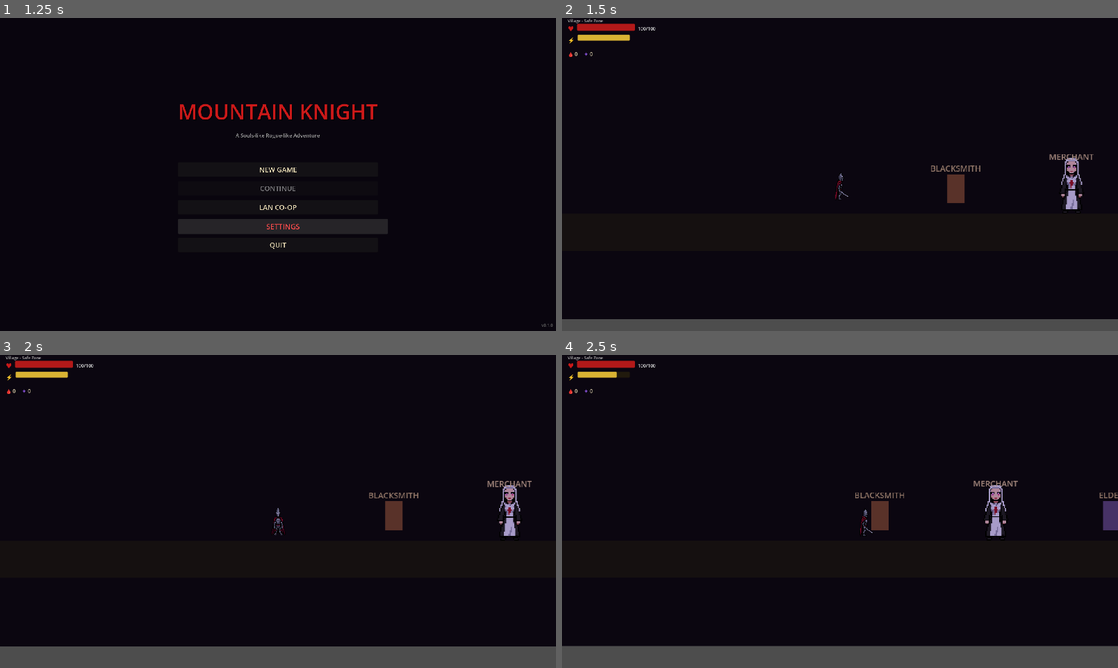
Above: before the commit, frames 1-4 (two rows, left to right).
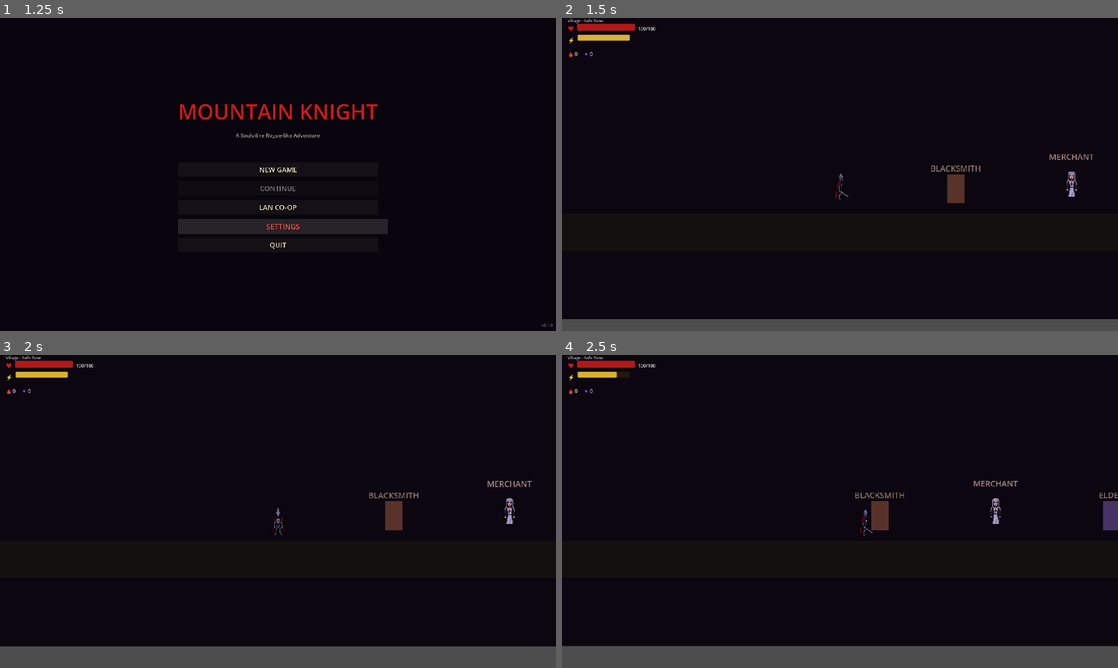
Above: after the commit, the same moments.

Repository: trieuvn/Moutain-knight
Game: Godot game, scene res://scenes/ui/main_menu.tscn
Same seed, same stepped clock (60 frames per second), same inputs: the game is played once before the commit and once after it.
Inputs (mouse positions are in pixels of both pictures, inside the frame that each line leads up to):
- Up to frame 1 (1.25 s): click "SETTINGS" at 0.5 s
- Up to frame 2 (1.5 s): click "NEW GAME" at 1.25 s
- Up to frame 3 (2 s): no input
- Up to frame 4 (2.5 s): move the mouse to (962, 495) at 2.02 s; hold D (move_right) from 2.03 s (still down); hold Shift (dodge) from 2.03 s (still down); tap Space (jump) at 2.27 s

Frame 1 is identical in both runs. In frame 2, 0.3% of the frame differs, in the area x 89-94%, y 44-62%; in frame 3, 0.3%; in frame 4, 0.3%.

Commit message:
feat: basic mechanic

Diff:
--- a/scenes/npcs/merchant.tscn
+++ b/scenes/npcs/merchant.tscn
@@ -17,7 +17,7 @@
 
 [node name="AnimatedSprite2D" type="AnimatedSprite2D" parent="."]
 position = Vector2(0, -32)
-scale = Vector2(2, 2)
+scale = Vector2(1, 1)
 
 [node name="Label" type="Label" parent="."]
 offset_left = -50.0
--- a/scenes/rooms/combat_room_1.tscn
+++ b/scenes/rooms/combat_room_1.tscn
@@ -1,7 +1,10 @@
-[gd_scene load_steps=5 format=3 uid="uid://combat_room_1"]
+[gd_scene load_steps=8 format=3 uid="uid://combat_room_1"]
 
 [ext_resource type="PackedScene" uid="uid://skeleton_warrior_enemy" path="res://scenes/enemies/skeleton_warrior.tscn" id="1_enemy"]
 [ext_resource type="PackedScene" uid="uid://hud_main_scene" path="res://scenes/ui/hud.tscn" id="2_hud"]
+[ext_resource type="PackedScene" uid="uid://dxp3f5t8player" path="res://scenes/player/player.tscn" id="3_player"]
+[ext_resource type="PackedScene" uid="uid://pause_menu_ui" path="res://scenes/ui/pause_menu.tscn" id="4_pause"]
+[ext_resource type="PackedScene" uid="uid://death_screen_ui" path="res://scenes/ui/death_screen.tscn" id="5_death"]
 
 [sub_resource type="RectangleShape2D" id="ground_shape"]
 size = Vector2(1200, 64)
@@ -64,7 +67,7 @@
 color = Color(0.1, 0.08, 0.09, 1)
 
 [node name="Platform1" type="StaticBody2D" parent="."]
-position = Vector2(-200, 100)
+position = Vector2(-200, 180)
 collision_layer = 5
 
 [node name="CollisionShape2D" type="CollisionShape2D" parent="Platform1"]
@@ -78,7 +81,7 @@
 color = Color(0.15, 0.1, 0.12, 1)
 
 [node name="Platform2" type="StaticBody2D" parent="."]
-position = Vector2(200, 50)
+position = Vector2(250, 130)
 collision_layer = 5
 
 [node name="CollisionShape2D" type="CollisionShape2D" parent="Platform2"]
@@ -94,6 +97,9 @@
 [node name="PlayerSpawnPoint" type="Marker2D" parent="."]
 position = Vector2(-400, 200)
 
+[node name="Player" parent="." instance=ExtResource("3_player")]
+position = Vector2(-400, 200)
+
 [node name="Enemies" type="Node2D" parent="."]
 
 [node name="SkeletonWarrior1" parent="Enemies" instance=ExtResource("1_enemy")]
@@ -106,3 +112,7 @@
 
 [node name="AmbientLight" type="CanvasModulate" parent="."]
 color = Color(0.75, 0.65, 0.85, 1)
+
+[node name="PauseMenu" parent="." instance=ExtResource("4_pause")]
+
+[node name="DeathScreen" parent="." instance=ExtResource("5_death")]
--- /dev/null
+++ b/scenes/ui/death_screen.tscn
@@ -0,0 +1,77 @@
+[gd_scene load_steps=2 format=3 uid="uid://death_screen_ui"]
+
+[ext_resource type="Script" path="res://scripts/ui/death_screen.gd" id="1_script"]
+
+[node name="DeathScreen" type="CanvasLayer"]
+layer = 100
+process_mode = 3
+script = ExtResource("1_script")
+
+[node name="Overlay" type="ColorRect" parent="."]
+anchors_preset = 15
+anchor_right = 1.0
+anchor_bottom = 1.0
+color = Color(0.1, 0, 0, 0.7)
+
+[node name="DeathPanel" type="Panel" parent="."]
+visible = false
+custom_minimum_size = Vector2(400, 350)
+anchors_preset = 8
+anchor_left = 0.5
+anchor_top = 0.5
+anchor_right = 0.5
+anchor_bottom = 0.5
+offset_left = -200.0
+offset_top = -175.0
+offset_right = 200.0
+offset_bottom = 175.0
+
+[node name="VBoxContainer" type="VBoxContainer" parent="DeathPanel"]
+layout_mode = 1
+anchors_preset = 15
+anchor_right = 1.0
+anchor_bottom = 1.0
+offset_left = 30.0
+offset_top = 30.0
+offset_right = -30.0
+offset_bottom = -30.0
+theme_override_constants/separation = 15
+
+[node name="Title" type="Label" parent="DeathPanel/VBoxContainer"]
+layout_mode = 2
+theme_override_colors/font_color = Color(0.8, 0.1, 0.1, 1)
+theme_override_font_sizes/font_size = 36
+text = "YOU DIED"
+horizontal_alignment = 1
+
+[node name="Subtitle" type="Label" parent="DeathPanel/VBoxContainer"]
+layout_mode = 2
+theme_override_colors/font_color = Color(0.7, 0.6, 0.5, 1)
+theme_override_font_sizes/font_size = 16
+text = "The darkness claims another soul..."
+horizontal_alignment = 1
+
+[node name="Spacer" type="Control" parent="DeathPanel/VBoxContainer"]
+custom_minimum_size = Vector2(0, 10)
+layout_mode = 2
+
+[node name="CoinsLostLabel" type="Label" parent="DeathPanel/VBoxContainer"]
+layout_mode = 2
+theme_override_colors/font_color = Color(0.9, 0.7, 0.3, 1)
+theme_override_font_sizes/font_size = 18
+text = "Blood Coins Lost: 0"
+horizontal_alignment = 1
+
+[node name="Spacer2" type="Control" parent="DeathPanel/VBoxContainer"]
+custom_minimum_size = Vector2(0, 20)
+layout_mode = 2
+
+[node name="RespawnButton" type="Button" parent="DeathPanel/VBoxContainer"]
+custom_minimum_size = Vector2(0, 50)
+layout_mode = 2
+text = "RETURN TO VILLAGE"
+
+[node name="QuitButton" type="Button" parent="DeathPanel/VBoxContainer"]
+custom_minimum_size = Vector2(0, 45)
+layout_mode = 2
+text = "QUIT TO MENU"
--- /dev/null
+++ b/scenes/ui/pause_menu.tscn
@@ -0,0 +1,65 @@
+[gd_scene load_steps=2 format=3 uid="uid://pause_menu_ui"]
+
+[ext_resource type="Script" path="res://scripts/ui/pause_menu.gd" id="1_script"]
+
+[node name="PauseMenu" type="CanvasLayer"]
+layer = 100
+process_mode = 3
+script = ExtResource("1_script")
+
+[node name="Overlay" type="ColorRect" parent="."]
+visible = false
+anchors_preset = 15
+anchor_right = 1.0
+anchor_bottom = 1.0
+color = Color(0, 0, 0, 0.5)
+
+[node name="PausePanel" type="Panel" parent="."]
+visible = false
+custom_minimum_size = Vector2(300, 350)
+anchors_preset = 8
+anchor_left = 0.5
+anchor_top = 0.5
+anchor_right = 0.5
+anchor_bottom = 0.5
+offset_left = -150.0
+offset_top = -175.0
+offset_right = 150.0
+offset_bottom = 175.0
+
+[node name="VBoxContainer" type="VBoxContainer" parent="PausePanel"]
+layout_mode = 1
+anchors_preset = 15
+anchor_right = 1.0
+anchor_bottom = 1.0
+offset_left = 30.0
+offset_top = 30.0
+offset_right = -30.0
+offset_bottom = -30.0
+theme_override_constants/separation = 15
+
+[node name="Title" type="Label" parent="PausePanel/VBoxContainer"]
+layout_mode = 2
+theme_override_colors/font_color = Color(0.9, 0.1, 0.2, 1)
+theme_override_font_sizes/font_size = 32
+text = "PAUSED"
+horizontal_alignment = 1
+
+[node name="Spacer" type="Control" parent="PausePanel/VBoxContainer"]
+custom_minimum_size = Vector2(0, 20)
+layout_mode = 2
+
+[node name="ResumeButton" type="Button" parent="PausePanel/VBoxContainer"]
+custom_minimum_size = Vector2(0, 45)
+layout_mode = 2
+text = "RESUME"
+
+[node name="SettingsButton" type="Button" parent="PausePanel/VBoxContainer"]
+custom_minimum_size = Vector2(0, 45)
+layout_mode = 2
+text = "SETTINGS"
+
+[node name="QuitButton" type="Button" parent="PausePanel/VBoxContainer"]
+custom_minimum_size = Vector2(0, 45)
+layout_mode = 2
+text = "QUIT TO MENU"
--- /dev/null
+++ b/scenes/ui/victory_screen.tscn
@@ -0,0 +1,74 @@
+[gd_scene load_steps=2 format=3 uid="uid://victory_screen_ui"]
+
+[ext_resource type="Script" path="res://scripts/ui/victory_screen.gd" id="1_script"]
+
+[node name="VictoryScreen" type="CanvasLayer"]
+layer = 100
+process_mode = 3
+script = ExtResource("1_script")
+
+[node name="Overlay" type="ColorRect" parent="."]
+anchors_preset = 15
+anchor_right = 1.0
+anchor_bottom = 1.0
+color = Color(0.05, 0.02, 0.1, 0.8)
+
+[node name="VictoryPanel" type="Panel" parent="."]
+visible = false
+custom_minimum_size = Vector2(450, 380)
+anchors_preset = 8
+anchor_left = 0.5
+anchor_top = 0.5
+anchor_right = 0.5
+anchor_bottom = 0.5
+offset_left = -225.0
+offset_top = -190.0
+offset_right = 225.0
+offset_bottom = 190.0
+
+[node name="VBoxContainer" type="VBoxContainer" parent="VictoryPanel"]
+layout_mode = 1
+anchors_preset = 15
+anchor_right = 1.0
+anchor_bottom = 1.0
+offset_left = 30.0
+offset_top = 30.0
+offset_right = -30.0
+offset_bottom = -30.0
+theme_override_constants/separation = 15
+
+[node name="Title" type="Label" parent="VictoryPanel/VBoxContainer"]
+layout_mode = 2
+theme_override_colors/font_color = Color(1, 0.85, 0.3, 1)
+theme_override_font_sizes/font_size = 36
+text = "VICTORY!"
+horizontal_alignment = 1
+
+[node name="Subtitle" type="Label" parent="VictoryPanel/VBoxContainer"]
+layout_mode = 2
+theme_override_colors/font_color = Color(0.8, 0.7, 0.9, 1)
+theme_override_font_sizes/font_size = 16
+text = "The beast has been vanquished!"
+horizontal_alignment = 1
+
+[node name="Spacer" type="Control" parent="VictoryPanel/VBoxContainer"]
+custom_minimum_size = Vector2(0, 15)
+layout_mode = 2
+
+[node name="RewardsLabel" type="Label" parent="VictoryPanel/VBoxContainer"]
+layout_mode = 2
+theme_override_colors/font_color = Color(0.9, 0.8, 0.4, 1)
+theme_override_font_sizes/font_size = 18
+text = "Rewards:
++ 100 Blood Coins
++ 1 Soul Essence"
+horizontal_alignment = 1
+
+[node name="Spacer2" type="Control" parent="VictoryPanel/VBoxContainer"]
+custom_minimum_size = Vector2(0, 20)
+layout_mode = 2
+
+[node name="ContinueButton" type="Button" parent="VictoryPanel/VBoxContainer"]
+custom_minimum_size = Vector2(0, 55)
+layout_mode = 2
+text = "CONTINUE"
--- a/scenes/village/village.tscn
+++ b/scenes/village/village.tscn
@@ -1,9 +1,10 @@
-[gd_scene load_steps=5 format=3 uid="uid://village_main_scene"]
+[gd_scene load_steps=6 format=3 uid="uid://village_main_scene"]
 
 [ext_resource type="Script" path="res://scripts/village/village.gd" id="1_village"]
 [ext_resource type="PackedScene" uid="uid://dxp3f5t8player" path="res://scenes/player/player.tscn" id="2_player"]
 [ext_resource type="PackedScene" uid="uid://hud_main_scene" path="res://scenes/ui/hud.tscn" id="3_hud"]
 [ext_resource type="PackedScene" uid="uid://npc_merchant_scene" path="res://scenes/npcs/merchant.tscn" id="4_merchant"]
+[ext_resource type="PackedScene" uid="uid://pause_menu_ui" path="res://scenes/ui/pause_menu.tscn" id="5_pause"]
 
 [sub_resource type="RectangleShape2D" id="ground_shape"]
 size = Vector2(2000, 64)
@@ -189,3 +190,5 @@
 theme_override_colors/font_color = Color(0.7, 0.7, 0.7, 1)
 theme_override_font_sizes/font_size = 14
 text = "Village - Safe Zone"
+
+[node name="PauseMenu" parent="." instance=ExtResource("5_pause")]
--- a/scripts/autoload/game_constants.gd
+++ b/scripts/autoload/game_constants.gd
@@ -15,7 +15,7 @@
 const PLAYER_MAX_STAMINA := 100.0
 const PLAYER_MOVE_SPEED := 200.0
 const PLAYER_RUN_SPEED := 320.0
-const PLAYER_JUMP_VELOCITY := -400.0
+const PLAYER_JUMP_VELOCITY := -550.0
 const PLAYER_GRAVITY_SCALE := 1.0
 
 # Stamina costs
--- /dev/null
+++ b/scripts/ui/death_screen.gd
@@ -0,0 +1,45 @@
+# Death Screen Controller
+extends CanvasLayer
+
+@onready var death_panel: Panel = $DeathPanel
+@onready var respawn_button: Button = $DeathPanel/VBoxContainer/RespawnButton
+@onready var quit_button: Button = $DeathPanel/VBoxContainer/QuitButton
+@onready var coins_lost_label: Label = $DeathPanel/VBoxContainer/CoinsLostLabel
+
+var coins_lost: int = 0
+
+
+func _ready() -> void:
+	death_panel.visible = false
+	respawn_button.pressed.connect(_on_respawn_pressed)
+	quit_button.pressed.connect(_on_quit_pressed)
+
+	# Connect to player death event
+	EventBus.player_died.connect(_on_player_died)
+
+
+func _on_player_died(_player: Node2D) -> void:
+	# Calculate coins lost (lose 50% on death - roguelite penalty)
+	coins_lost = GameManager.player_data.blood_coins / 2
+	GameManager.player_data.blood_coins -= coins_lost
+
+	coins_lost_label.text = "Blood Coins Lost: " + str(coins_lost)
+
+	# Show death screen after delay
+	await get_tree().create_timer(1.5).timeout
+	death_panel.visible = true
+	get_tree().paused = true
+
+
+func _on_respawn_pressed() -> void:
+	death_panel.visible = false
+	get_tree().paused = false
+
+	# Return to village
+	get_tree().change_scene_to_file("res://scenes/village/village.tscn")
+
+
+func _on_quit_pressed() -> void:
+	death_panel.visible = false
+	get_tree().paused = false
+	get_tree().change_scene_to_file("res://scenes/ui/main_menu.tscn")
--- /dev/null
+++ b/scripts/ui/pause_menu.gd
@@ -0,0 +1,41 @@
+# Pause Menu Controller
+extends CanvasLayer
+
+@onready var pause_panel: Panel = $PausePanel
+@onready var resume_button: Button = $PausePanel/VBoxContainer/ResumeButton
+@onready var settings_button: Button = $PausePanel/VBoxContainer/SettingsButton
+@onready var quit_button: Button = $PausePanel/VBoxContainer/QuitButton
+
+var is_paused: bool = false
+
+
+func _ready() -> void:
+	pause_panel.visible = false
+	resume_button.pressed.connect(_on_resume_pressed)
+	settings_button.pressed.connect(_on_settings_pressed)
+	quit_button.pressed.connect(_on_quit_pressed)
+
+
+func _input(event: InputEvent) -> void:
+	if event.is_action_pressed("pause"):
+		toggle_pause()
+
+
+func toggle_pause() -> void:
+	is_paused = !is_paused
+	pause_panel.visible = is_paused
+	get_tree().paused = is_paused
+
+
+func _on_resume_pressed() -> void:
+	toggle_pause()
+
+
+func _on_settings_pressed() -> void:
+	# TODO: Open settings panel
+	print("Settings clicked")
+
+
+func _on_quit_pressed() -> void:
+	get_tree().paused = false
+	get_tree().change_scene_to_file("res://scenes/ui/main_menu.tscn")
--- /dev/null
+++ b/scripts/ui/victory_screen.gd
@@ -0,0 +1,44 @@
+# Victory Screen Controller
+extends CanvasLayer
+
+@onready var victory_panel: Panel = $VictoryPanel
+@onready var rewards_label: Label = $VictoryPanel/VBoxContainer/RewardsLabel
+@onready var continue_button: Button = $VictoryPanel/VBoxContainer/ContinueButton
+
+var coins_earned: int = 0
+var soul_essence_earned: int = 0
+
+
+func _ready() -> void:
+	victory_panel.visible = false
+	continue_button.pressed.connect(_on_continue_pressed)
+
+	# Connect to boss defeat event
+	EventBus.boss_defeated.connect(_on_boss_defeated)
+
+
+func _on_boss_defeated(_boss: Node2D) -> void:
+	# Calculate rewards
+	coins_earned = GameConstants.BLOOD_COINS_PER_BOSS
+	soul_essence_earned = GameConstants.SOUL_ESSENCE_PER_BOSS
+
+	# Add rewards to player
+	GameManager.player_data.blood_coins += coins_earned
+	GameManager.player_data.soul_essence += soul_essence_earned
+
+	# Update UI
+	rewards_label.text = "Rewards:\n+ " + str(coins_earned) + " Blood Coins\n+ " + str(soul_essence_earned) + " Soul Essence"
+
+	# Show victory screen after delay
+	await get_tree().create_timer(2.0).timeout
+	victory_panel.visible = true
+	get_tree().paused = true
+
+
+func _on_continue_pressed() -> void:
+	victory_panel.visible = false
+	get_tree().paused = false
+
+	# Save progress and return to village
+	GameManager.save_game()
+	get_tree().change_scene_to_file("res://scenes/village/village.tscn")
--- a/scripts/village/village.gd
+++ b/scripts/village/village.gd
@@ -105,5 +105,5 @@
 	EventBus.left_village.emit()
 	GameManager.is_in_village = false
 
-	# Load dungeon scene
-	EventBus.scene_change_requested.emit("res://scenes/rooms/test_room.tscn")
+	# Load dungeon combat room with enemies
+	EventBus.scene_change_requested.emit("res://scenes/rooms/combat_room_1.tscn")
